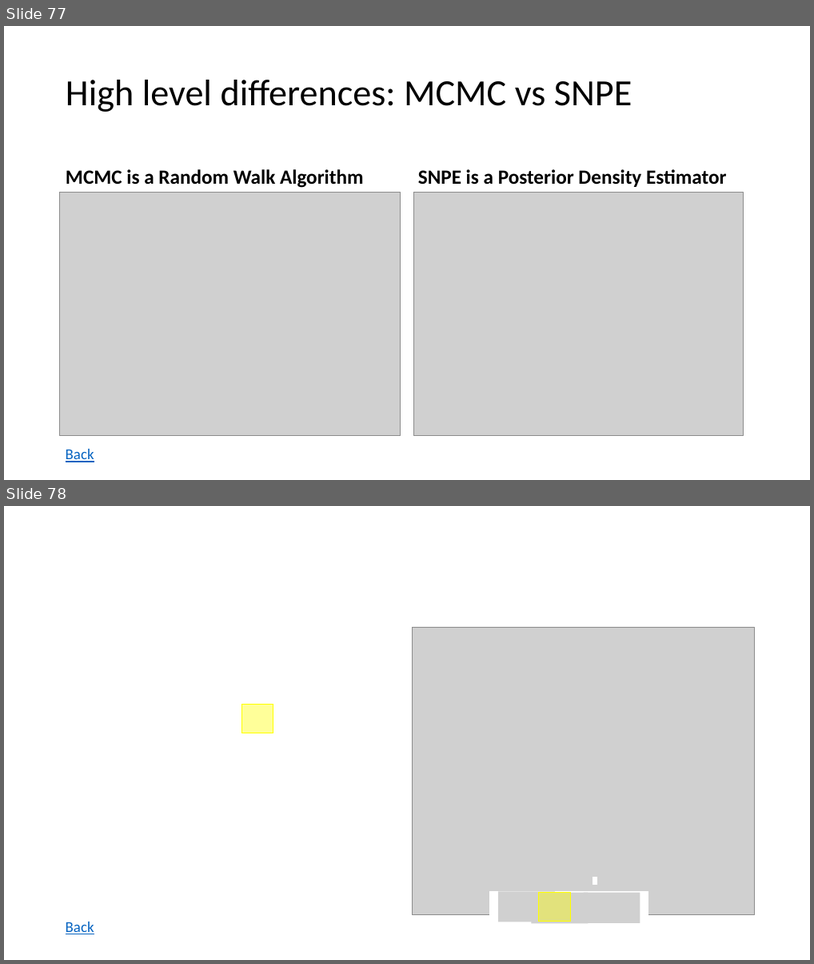
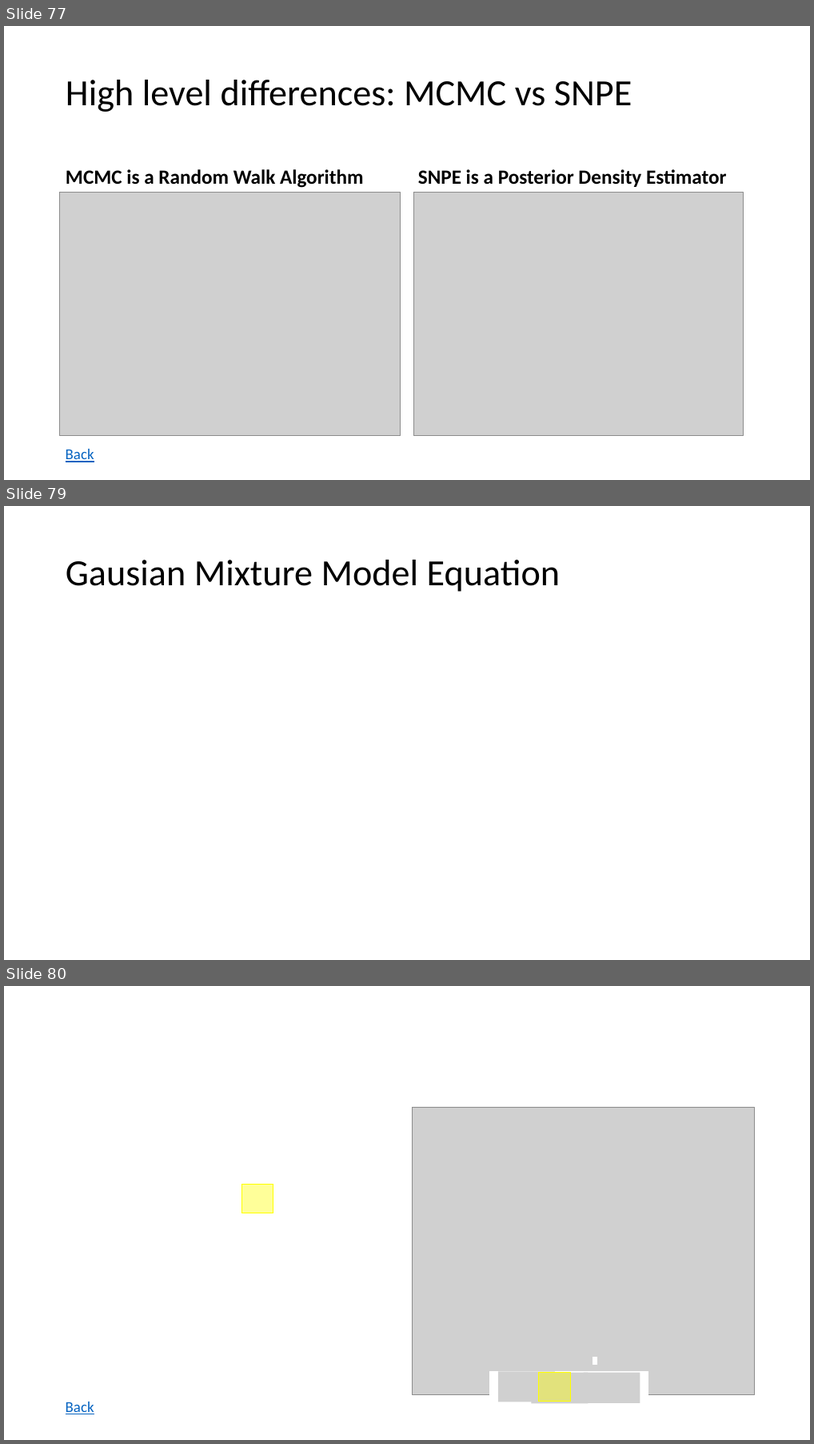
Before and after one commit to CameronFen/CameronFen.github.io, a slide deck: files/SNPE_final_Presentation.pptx. Shown one above the other, each under a label of ours: slides 77 and 78 before the commit, slides 77, 79 and 80 after it; the slides between them are not shown. The pictures are 814x964 and 814x1444 pixels, drawn with LibreOffice and Linux fonts; fonts in the diff are those of the drawing; grey boxes stand for pictures. Boxes give left, top, right and bottom in pixels: in the first picture for what was removed or moved away, otherwise in the second. Text is boxed around its words. In the diff, an @@ line names an element or a change of style, - is before the commit and + after.

```diff
--- a/files/SNPE_final_Presentation.pptx
+++ b/files/SNPE_final_Presentation.pptx
@@ slide 79 added at bbox=[4, 506, 810, 960], background #FFFFFF @@
@@ title added at bbox=[66, 560, 560, 592], 44 pt, text #000000 @@
+Gausian Mixture Model Equation
@@ what was slide 78 is now slide 80 @@
```
Also in this commit, not shown: 1 other slide added, 1 other file.
